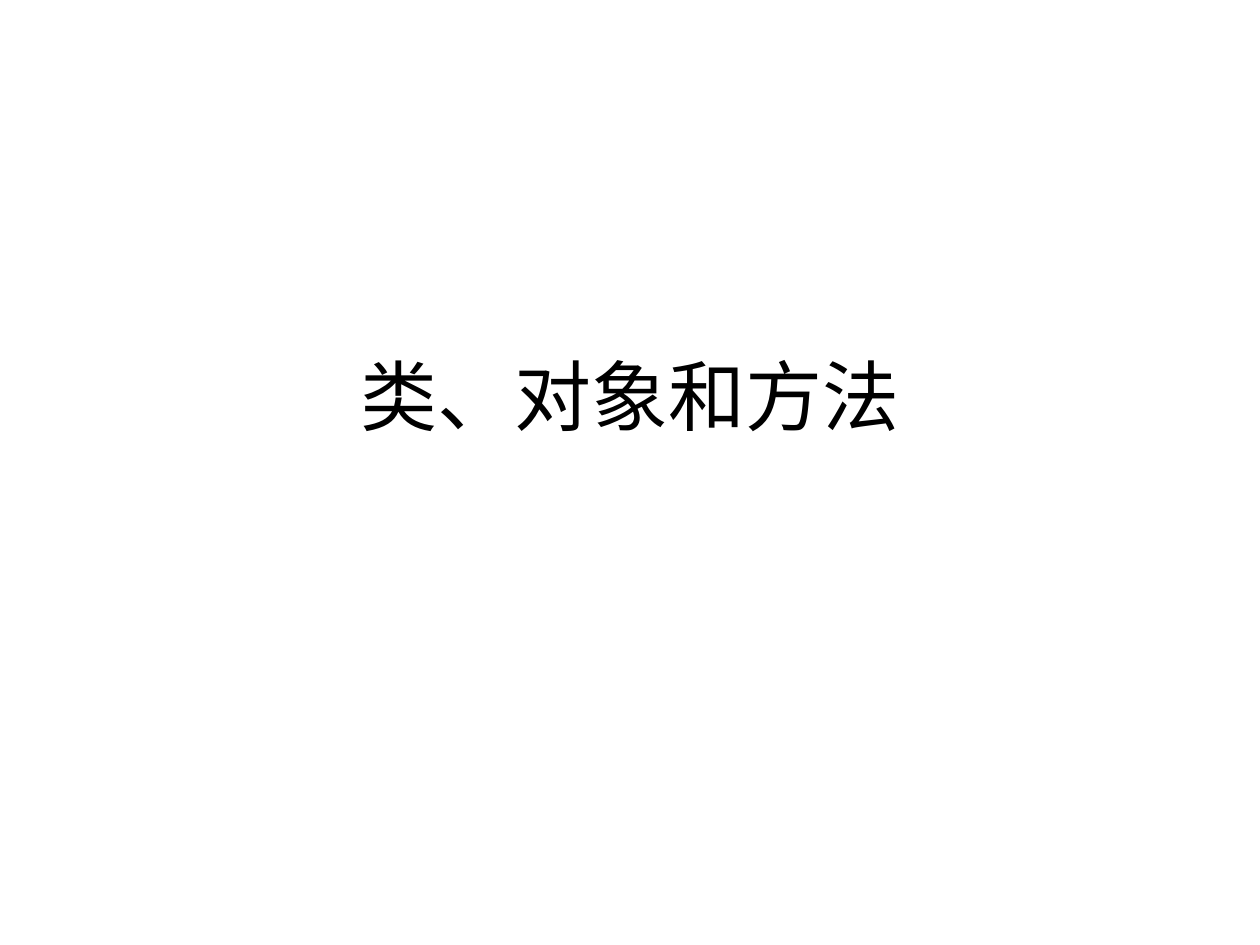
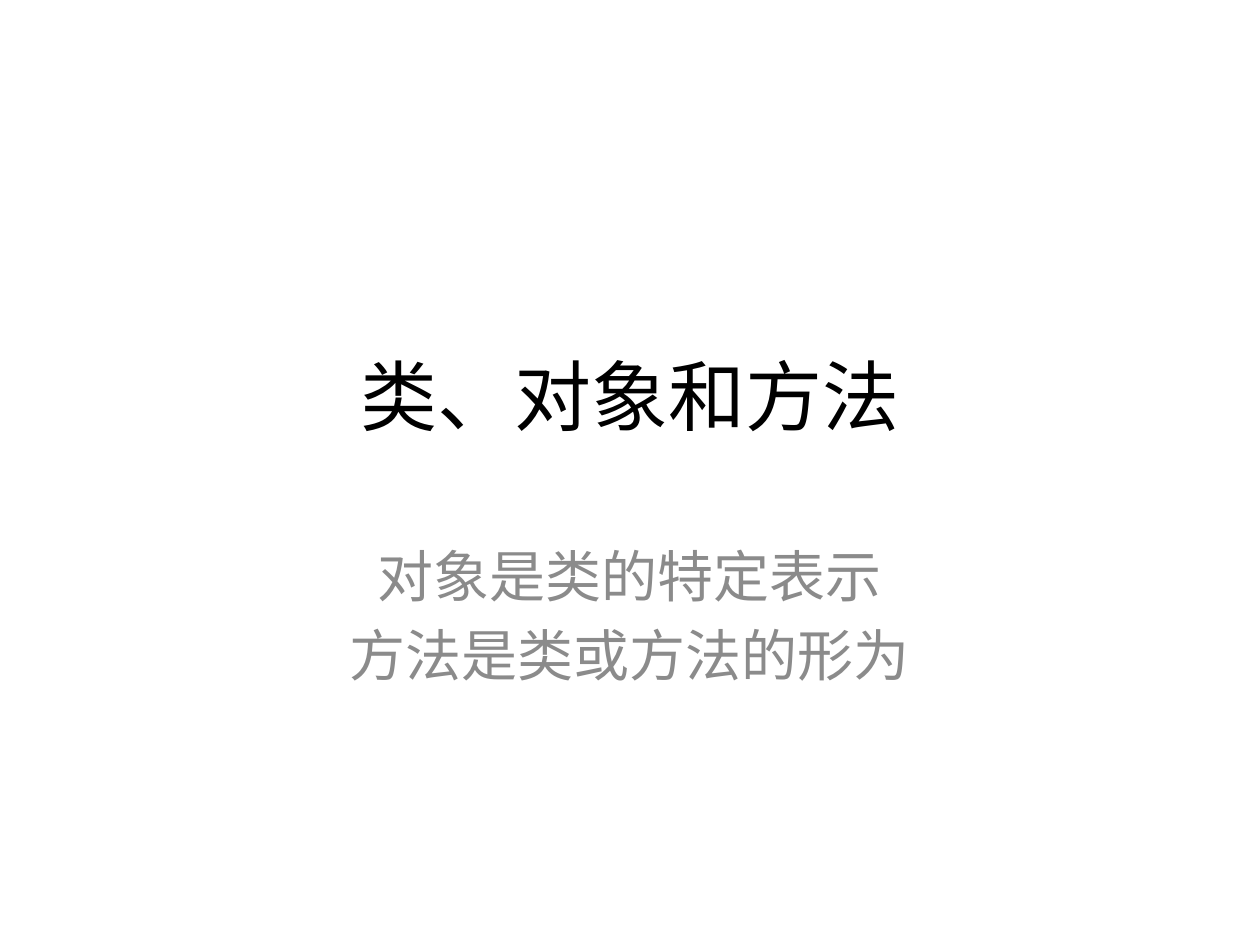
Before and after one commit to Jaykong/Programming_In_OC, a slide deck: slide 1 of CoursePPT/chap3_class_object_method.pptx. Drawn at 1260x945 pixels with LibreOffice and Linux fonts; fonts in the diff are those of the drawing. Boxes give left, top, right and bottom in pixels: in the first picture for what was removed or moved away, otherwise in the second. Text is boxed around its words. In the diff, an @@ line names an element or a change of style, - is before the commit and + after.

```diff
--- a/CoursePPT/chap3_class_object_method.pptx
+++ b/CoursePPT/chap3_class_object_method.pptx
@@ subtitle added at [350,550,910,681], 32 pt, text #8C8C8C @@
+对象是类的特定表示
+方法是类或方法的形为
```
Also in this commit, not shown: 6 other slides changed, 30 slides added, 2 slides removed, 1 other file.
